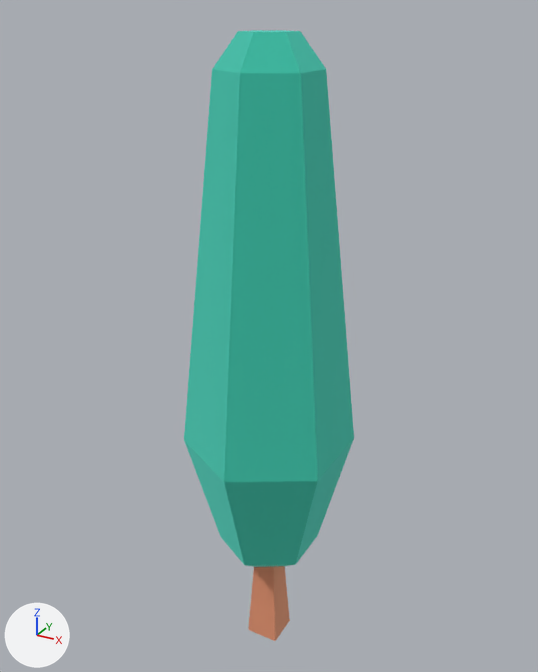
One commit to the glTF model apps/client/public/env/kenney-nature-kit/tree_tall.glb: the scene before it, then after it.
Before and after are seen from a camera (50 mm lens) standing at (0.84, -1.528, 1.682) and looking at (-0.023, 0.04, 0.898). The axes (+X, +Y, +Z) are drawn at lower left. The lights are the same throughout. The first picture is the older version.

The older version as bpy lines, for what is in view:
```python
mat_leafsgreen = principled_material('leafsGreen')
mat_leafsgreen.base_color = (0.161, 0.788, 0.671)  # cyan #70e6d6
mat_leafsgreen.metallic = 1.0
mat_leafsgreen.roughness = 1.0
mat_woodbark = principled_material('woodBark')
mat_woodbark.base_color = (0.886, 0.514, 0.341)  # beige #f2be9e
mat_woodbark.metallic = 1.0
mat_woodbark.roughness = 1.0
me_mesh_tree_tall = bpy.data.meshes.new('Mesh tree_tall')
me_mesh_tree_tall.from_pydata(...)  # 38 vertices, 72 faces; spans x -0.2..0.2, y -0.23..0.23, z 0.0..1.69
# faces by material slot: [62, 10]
me_mesh_tree_tall.materials.append(mat_leafsgreen)  # cyan #70e6d6
me_mesh_tree_tall.materials.append(mat_woodbark)  # beige #f2be9e
ob_tree_tall = bpy.data.objects.new('tree_tall', me_mesh_tree_tall)
ob_tree_tall.location = (0.0, 0.0, -0.05)
```
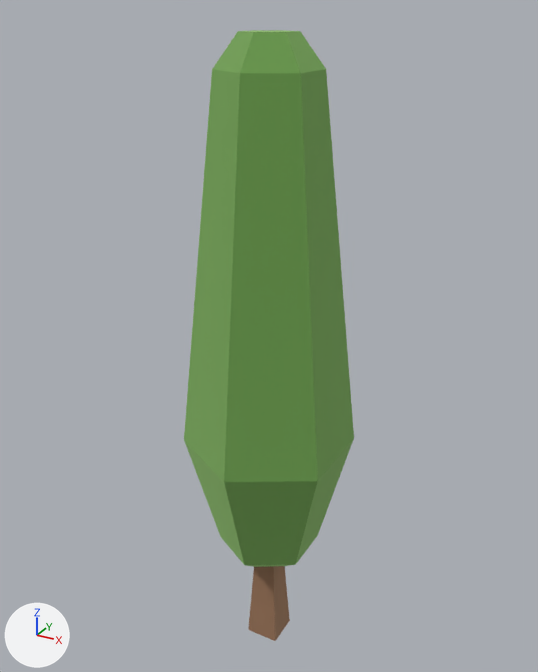
Where the newer file only moved an object's origin or applied its transform, the numbers keep the older frame.

Patch to the scene script:
```diff
--- a/apps/client/public/env/kenney-nature-kit/tree_tall.glb.py
+++ b/apps/client/public/env/kenney-nature-kit/tree_tall.glb.py
@@ mat_leafsgreen @@
 mat_leafsgreen = principled_material('leafsGreen')
-mat_leafsgreen.base_color = (0.161, 0.788, 0.671)  # cyan #70e6d6
+mat_leafsgreen.base_color = (0.373, 0.62, 0.235)  # green #a4ce85
 mat_leafsgreen.metallic = 1.0
@@ mat_woodbark @@
 mat_woodbark = principled_material('woodBark')
-mat_woodbark.base_color = (0.886, 0.514, 0.341)  # beige #f2be9e
+mat_woodbark.base_color = (0.541, 0.357, 0.235)  # beige #c2a185
 mat_woodbark.metallic = 1.0
```

Boxes [x1, y1, x2, y2] around the edits, measured in the pictures (538 x 672 px):
'tree_tall', recoloured (cyan to green)
    both: [184, 30, 354, 641]
